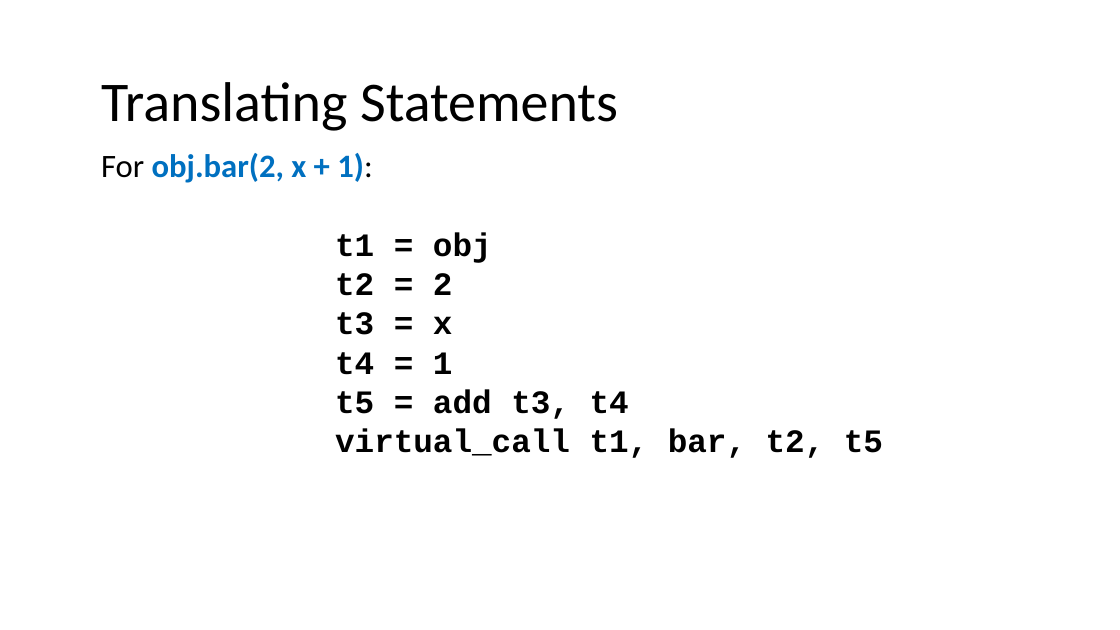
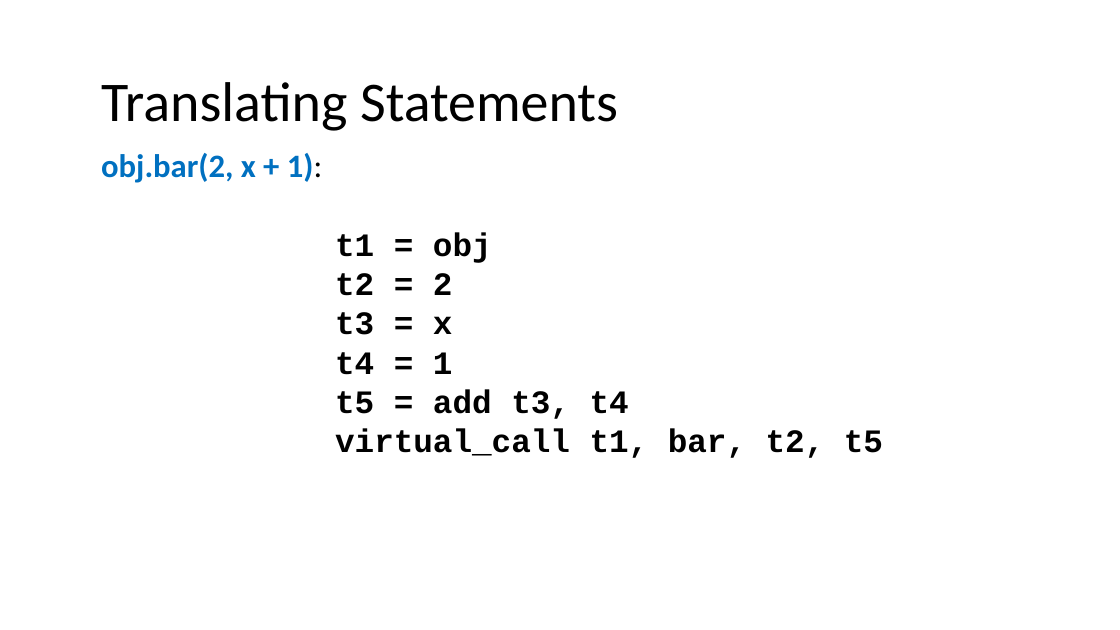
Before and after one commit to nivshani/compilation, a slide deck: slide 53 of slides/IR.pptx. Drawn at 1120x630 pixels with LibreOffice and Linux fonts; fonts in the diff are those of the drawing. Boxes give left, top, right and bottom in pixels: in the first picture for what was removed or moved away, otherwise in the second. Text is boxed around its words. In the diff, an @@ line names an element or a change of style, - is before the commit and + after.

```diff
--- a/slides/IR.pptx
+++ b/slides/IR.pptx
@@ text at [101,153,322,183]: text changed @@
-For obj.bar(2, x + 1):
+obj.bar(2, x + 1):
```
Also in this commit, not shown: 21 other slides changed, 1 other file.
